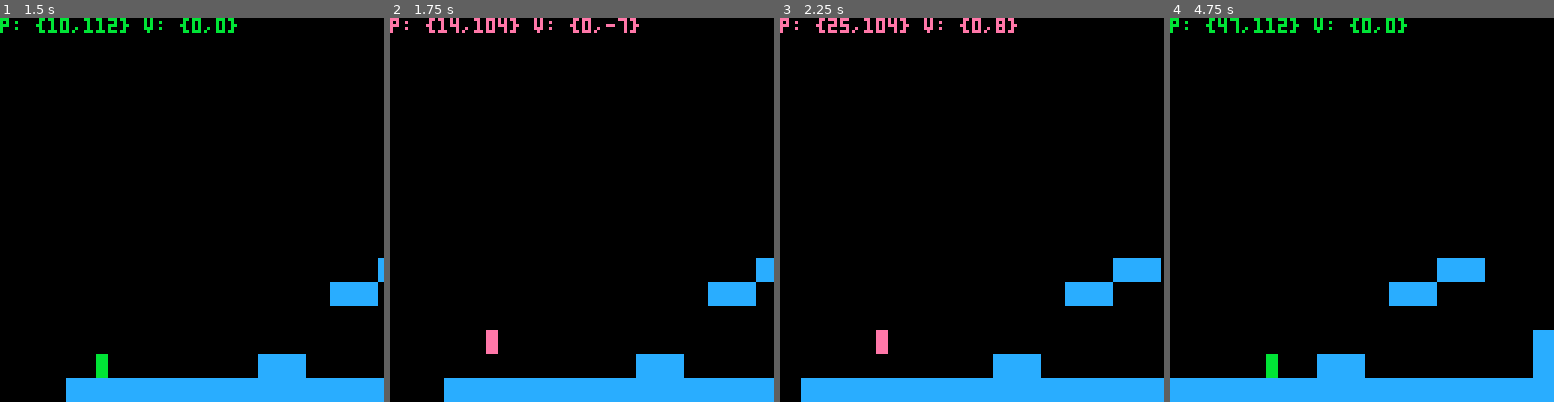
Above: before the commit, frames 1-4 (left to right).
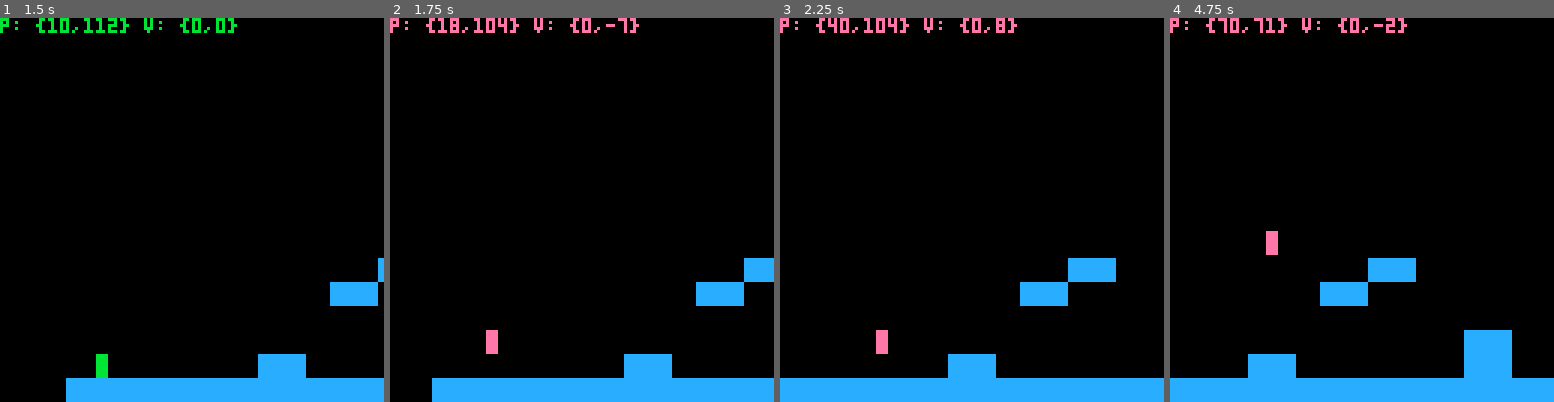
Above: after the commit, the same moments.

Repository: sthilaid/pico-8-carts
Game: PICO-8 cartridge jump.p8
Two runs of this game, one before a commit and one after it. Both use one fixed random seed, a clock stepped at 60 frames per second and the inputs below.
Inputs:
- Up to frame 1 (1.5 s): tap O (Z key) at 0.7 s
- Up to frame 2 (1.75 s): hold Right from 1.6 s (still down); tap O (Z key) at 1.7 s
- Up to frame 3 (2.25 s): release Right at 2.1 s; tap O (Z key) at 2.1 s
- Up to frame 4 (4.75 s): hold Right 2.47-3.03 s; tap O (Z key) every 0.4 s from 2.5 to 4.5 s; hold Left 3.08-3.58 s; hold Right 4.02-4.68 s

Frame 1 is identical in both runs. In frame 2, 1.2% of the frame differs, in the area x 10-96%, y 0-100%; in frame 3, 4.8%; in frame 4, 8.2%, in the area x 0-100%, y 0-94%.

Commit message:
better jump.p8 collision detection

Diff:
--- a/jump.p8
+++ b/jump.p8
@@ -22,7 +22,7 @@
 end
 
 function updatePlayerInputs()
-   local dv = 1
+   local dv = 2
    if (btn(0)) p.vx -= dv
    if (btn(1)) p.vx += dv
    if (btn(4)) updateJumpInput()
@@ -49,25 +49,43 @@
    return false
 end
 
+function largerWithDir(a, b, dir)
+   if dir < 0 then
+      if (a < b) return a else return b
+    else
+       if (a > b) return a else return b
+    end
+end
+
 function move(dx,dy)
-   local safeX, safeY = p.x, safeY
+   local safeX, safeY = p.x, p.y
    local dirX, dirY = dx / abs(dx), dy / abs(dy)
+   local collisionReport = {false, false}
    for deltaX=0,abs(dx) do
       for deltaY=0,abs(dy) do
-         local x, y = p.x + dirX*deltaX, p.y + dirY*deltaY
-         local isColliding = intersect(x, y, p.w, p.h, 0)
-         if isColliding then
-            --stop()
-            p.x, p.y = safeX, safeY
-            return false
-         else
-            safeX, safeY = x, y
+         if not collisionReport[1] then
+            local x, y = largerWithDir(p.x + dirX*deltaX, safeX, dirX), safeY
+            local isColliding = intersect(x, y, p.w, p.h, 0)
+            if isColliding then
+               collisionReport[1] = true
+            else
+               safeX = x
+            end
+         end
+         if not collisionReport[2] then
+            x, y = safeX, largerWithDir(p.y + dirY*deltaY, safeY, dirY)
+            isColliding = intersect(x, y, p.w, p.h, 0)
+            if isColliding then
+               collisionReport[2] = true
+            else
+               safeY = y
+            end
          end
       end
    end
    p.x = safeX
    p.y = safeY
-   return true
+   return collisionReport
 end
 
 function detectGround()
@@ -75,14 +93,23 @@
 end
 
 function movePlayer()
-   move(p.vx, p.vy)
+   local report = move(p.vx, p.vy)
+   local horizontalCollision, verticalCollision = report[1], report[2]
+   if horizontalCollision then
+      p.vx = 0
+   end
+   if verticalCollision then
+      p.vy = 0
+   end
    local onGround = detectGround()
    if onGround then
-      p.vy = 0
-      p.state = 0
+      if p.vy >= 0 then
+         p.vy = 0
+         p.state = 0
+      end
    else
+      p.state = 1
       p.vy += 1
-      p.state = 1
    end
    p.vx = 0
 end
